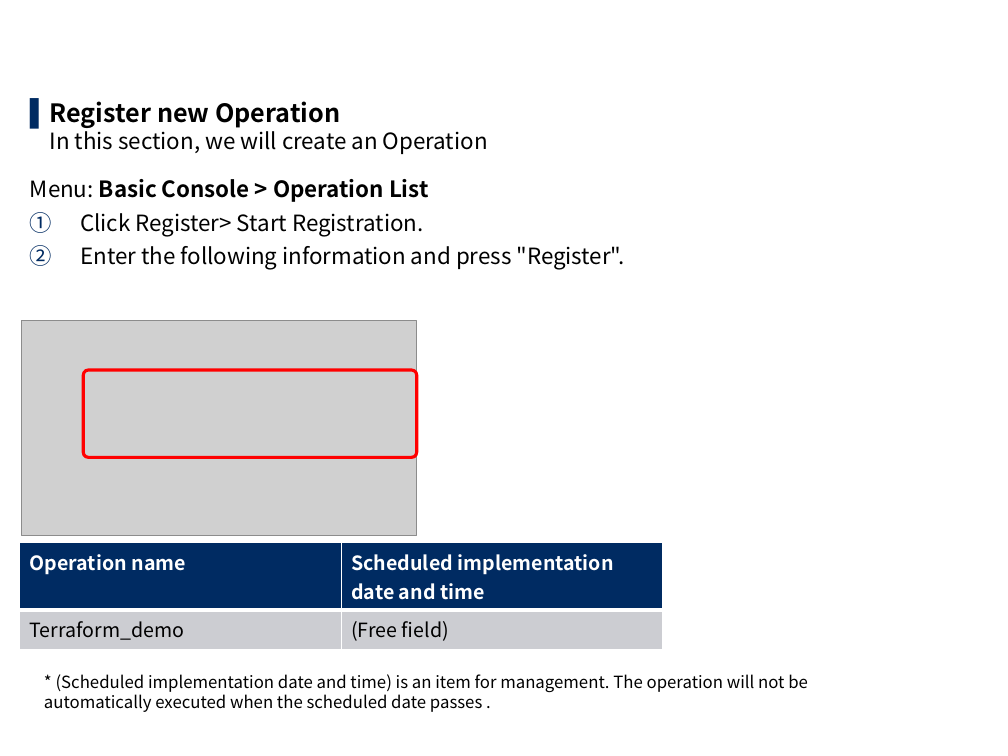
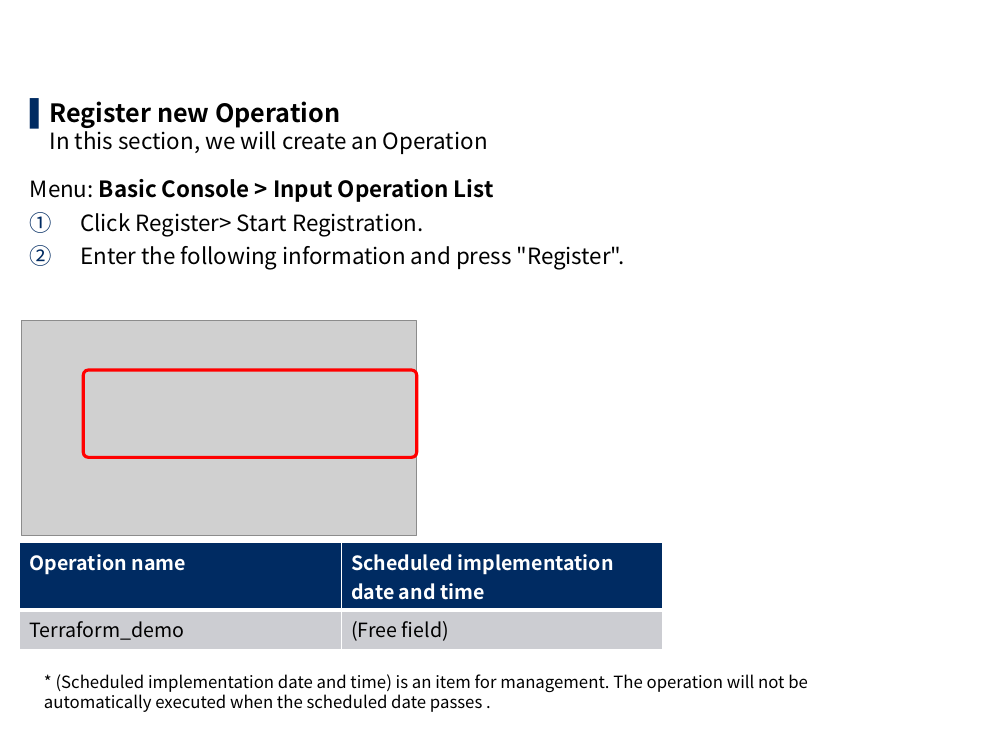
Before and after one commit to exastro-suite/it-automation-docs, a slide deck: slide 31 of asset/Learn/ITA-Terraform-driver-practice_en.pptx (slide 30 before the commit). Drawn at 1008x756 pixels with LibreOffice and Linux fonts; fonts in the diff are those of the drawing; grey boxes stand for pictures; background and template pictures are left out. Boxes give left, top, right and bottom in pixels: in the first picture for what was removed or moved away, otherwise in the second. Text is boxed around its words. In the diff, an @@ line names an element or a change of style, - is before the commit and + after.

```diff
--- a/asset/Learn/ITA-Terraform-driver-practice_en.pptx
+++ b/asset/Learn/ITA-Terraform-driver-practice_en.pptx
@@ text at [30,179,494,202]: text changed @@
-Menu: Basic Console > Operation List
+Menu: Basic Console > Input Operation List
```
Also in this commit, not shown: 5 other slides changed, 1 slide added, 1 other file.
